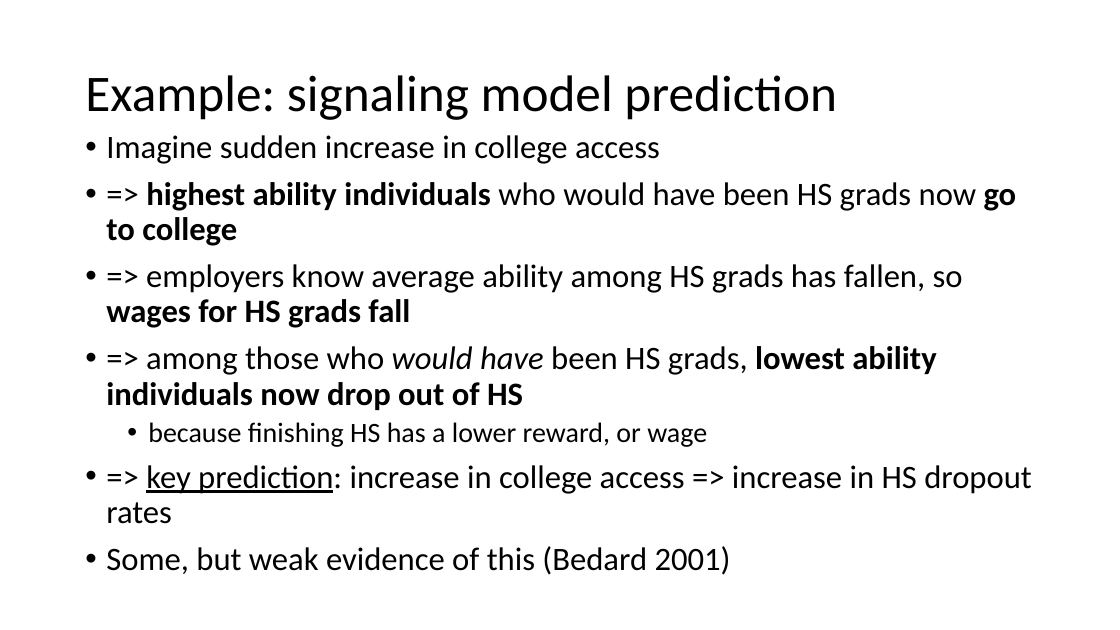
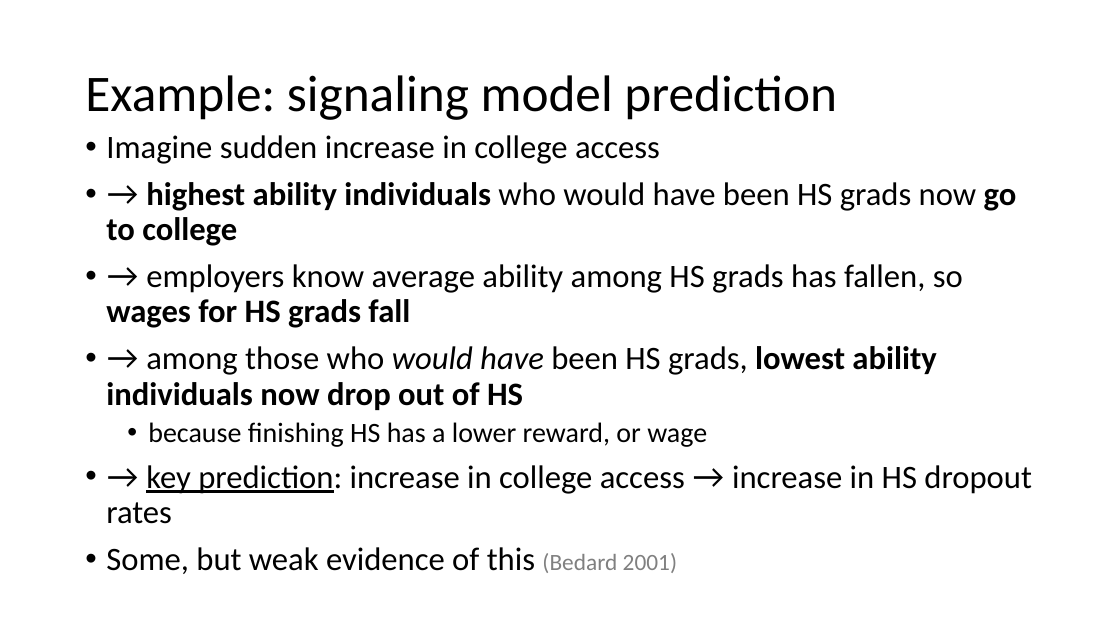
Before and after one commit to kpukelis/kpukelis-website, a slide deck: slide 36 of files/2022_API_102a_Section_03_answers_excerpt.pptx. Drawn at 1120x630 pixels with LibreOffice and Linux fonts; fonts in the diff are those of the drawing. Boxes give left, top, right and bottom in pixels: in the first picture for what was removed or moved away, otherwise in the second. Text is boxed around its words. In the diff, an @@ line names an element or a change of style, - is before the commit and + after.

```diff
--- a/files/2022_API_102a_Section_03_answers_excerpt.pptx
+++ b/files/2022_API_102a_Section_03_answers_excerpt.pptx
@@ text at <box>106,182,1017,410</box>: text changed @@
-• => highest ability individuals who would have been HS grads now go to college
-• => employers know average ability among HS grads has fallen, so wages for HS grads fall
-• => among those who would have been HS grads, lowest ability individuals now drop out of HS
+• → highest ability individuals who would have been HS grads now go to college
+• → employers know average ability among HS grads has fallen, so wages for HS grads fall
+• → among those who would have been HS grads, lowest ability individuals now drop out of HS
@@ text at <box>106,465,1032,524</box>: text changed @@
-• => key prediction: increase in college access => increase in HS dropout rates
+• → key prediction: increase in college access → increase in HS dropout rates
@@ text at <box>106,547,677,574</box>: size 28 to 20 pt, text colour #000000 to #808080 in "(Bedard 2001)" @@
```
Also in this commit, not shown: 11 other slides changed, 3 other files.
